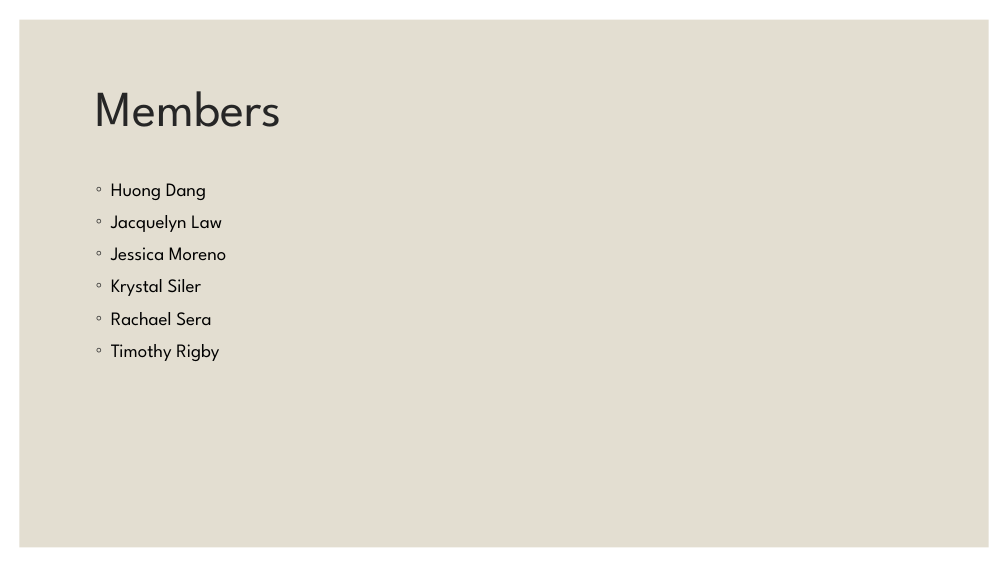
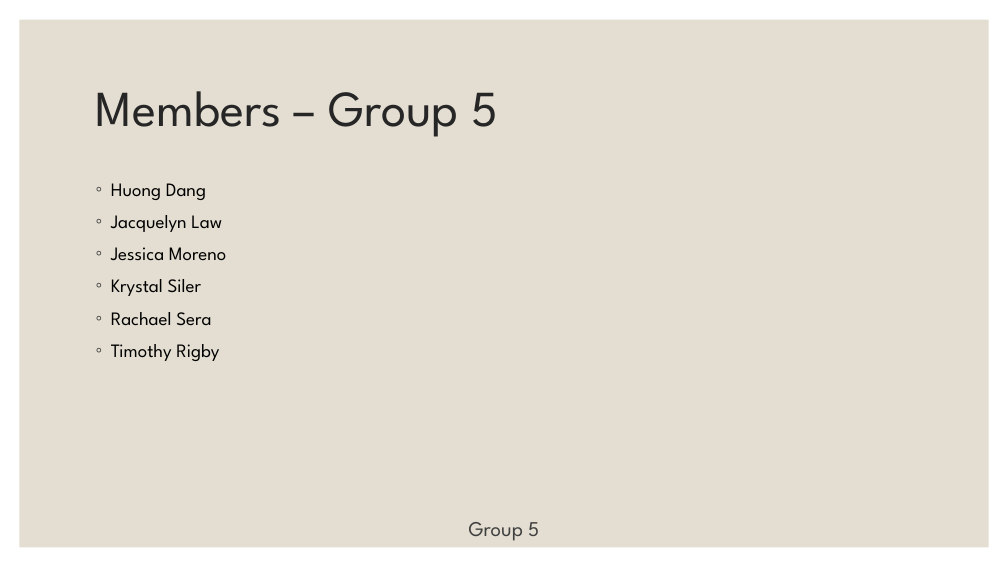
Before and after one commit to rsera/CommunityServiceTracker, a slide deck: slide 2 of Presentation 1.pptx. Drawn at 1008x567 pixels with LibreOffice and Linux fonts; fonts in the diff are those of the drawing. Boxes give left, top, right and bottom in pixels: in the first picture for what was removed or moved away, otherwise in the second. Text is boxed around its words. In the diff, an @@ line names an element or a change of style, - is before the commit and + after.

```diff
--- a/Presentation 1.pptx
+++ b/Presentation 1.pptx
@@ title at [96,91,498,137]: text changed @@
-Members
+Members – Group 5
@@ text added at [469,522,539,541], 20 pt, text #404040 @@
+Group 5
```
Also in this commit, not shown: 6 other slides changed, 11 slides added, 1 slide removed, 2 other files.
